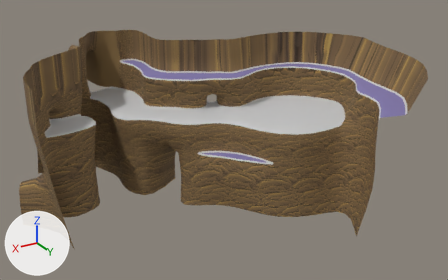
Before and after pictures for a commit that changed the FBX model BugSplat/Assets/WIP/Christian/Christian Models/Hub.FBX.
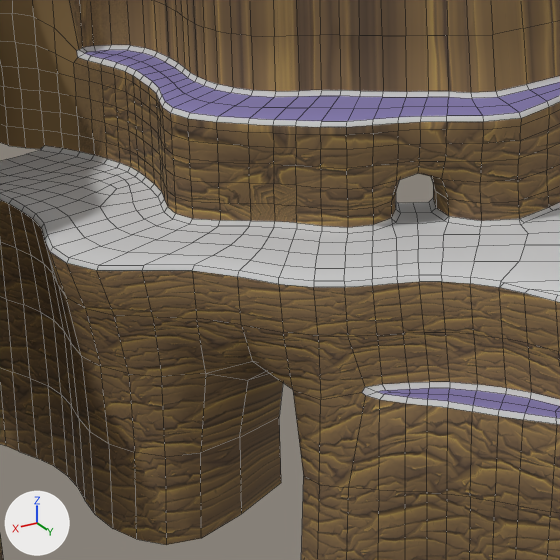
Each version is shown whole from a camera (50 mm lens) standing at (55.4, 134.0, 53.0) and looking at (-15.2, 16.3, -5.8), then close up on the part from 22% to 56% of the width and 17% to 71% of the height. Arrows for +X, +Y and +Z are at lower left; the lights stay in place. The close-ups show mesh edges as thin lines. Where no turn or scale is listed for an object, it has been applied to the vertices.

Objects in the first close-up: 'Hub'.
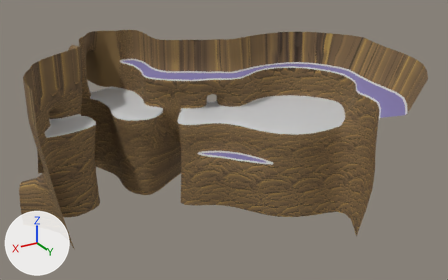
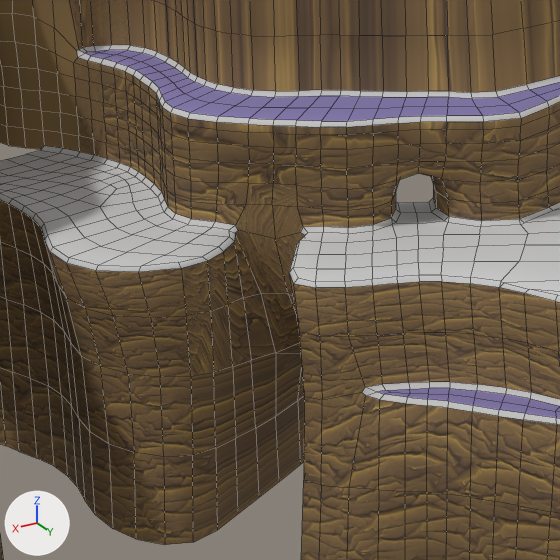
Commit message: hub update

Location of each change, (x1, y1, x2, y2) in pixels of the close-ups (560 x 560 px):
part 1 of me_mesh, built on
    both: (67, 162, 366, 560)

Patch to the scene script:
```diff
--- a/BugSplat/Assets/WIP/Christian/Christian Models/Hub.FBX.py
+++ b/BugSplat/Assets/WIP/Christian/Christian Models/Hub.FBX.py
@@ me_mesh @@
 # used by ob_hub; location = (0.0, 0.0, 0.0)
-me_mesh.from_pydata(...)  # 1683 vertices, 1548 faces; spans x -51.9..31.7, y -30.9..53.8, z -20.0..15.7
+me_mesh.from_pydata(...)  # 1719 vertices, 1578 faces; spans x -51.9..31.7, y -30.9..53.8, z -20.0..15.7
+# me_mesh part 1
+# 18 vertices are removed from x -10.5..-0.2, y 3.1..13.3, z -20.0..0.3
+# 34 faces are deleted
+# 10 vertices in x -6.5..5.1, y 1.2..7.4, z -20.0..3.0 move by (0.1, 0.0, 0.0)
+# 8 vertices in x -10.1..-3.9, y 6.9..16.9, z -20.0..1.5 move by (-0.1, 0.1, 0.0)
+# 5 vertices in x -9.0..-4.8, y 5.6..16.1, z -13.6..1.5 move by (0.0, 0.1, 0.0)
+# 39 vertices move from x -9.0..5.4, y 2.5..14.8, z -20.0..1.5 to x -9.1..5.4, y 2.5..15.5, z -20.0..1.5
+# 54 vertices are added at x -15.5..0.5, y -0.4..14.2, z -20.0..0.0
+# 12 new faces join them, mat_08___default (its picture is missing)
+# 52 new faces join them, mat_01___default
 me_mesh.materials.append(mat_01___default)
```
